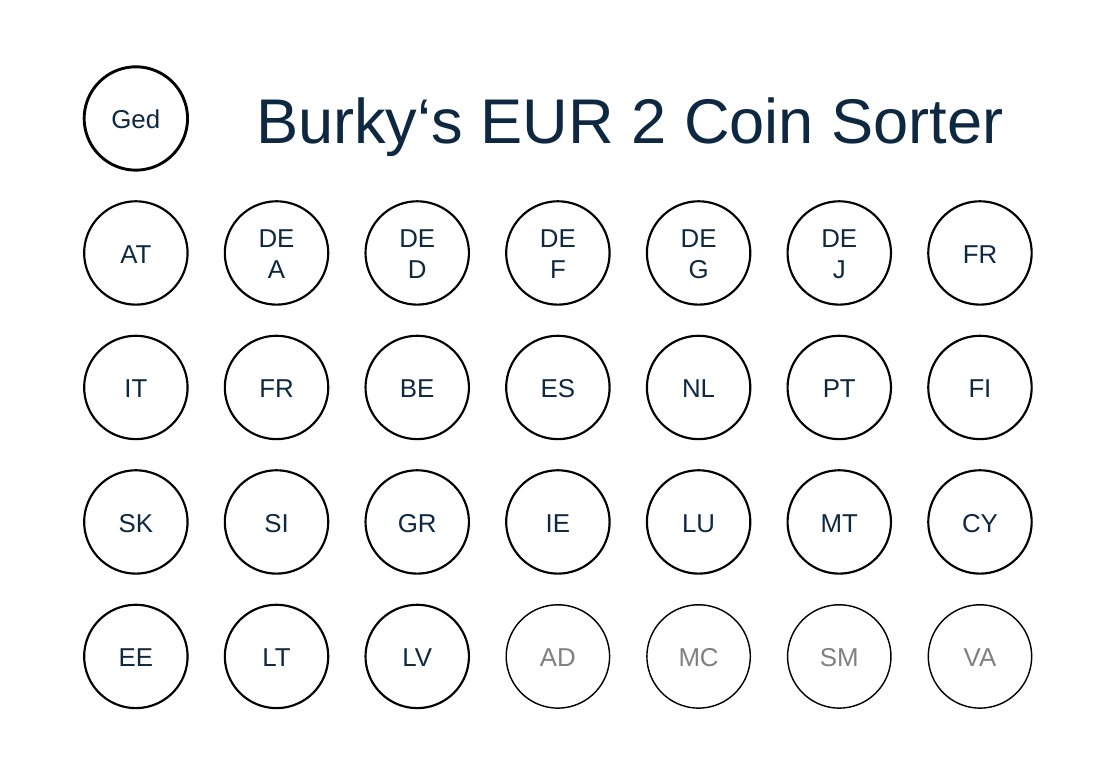
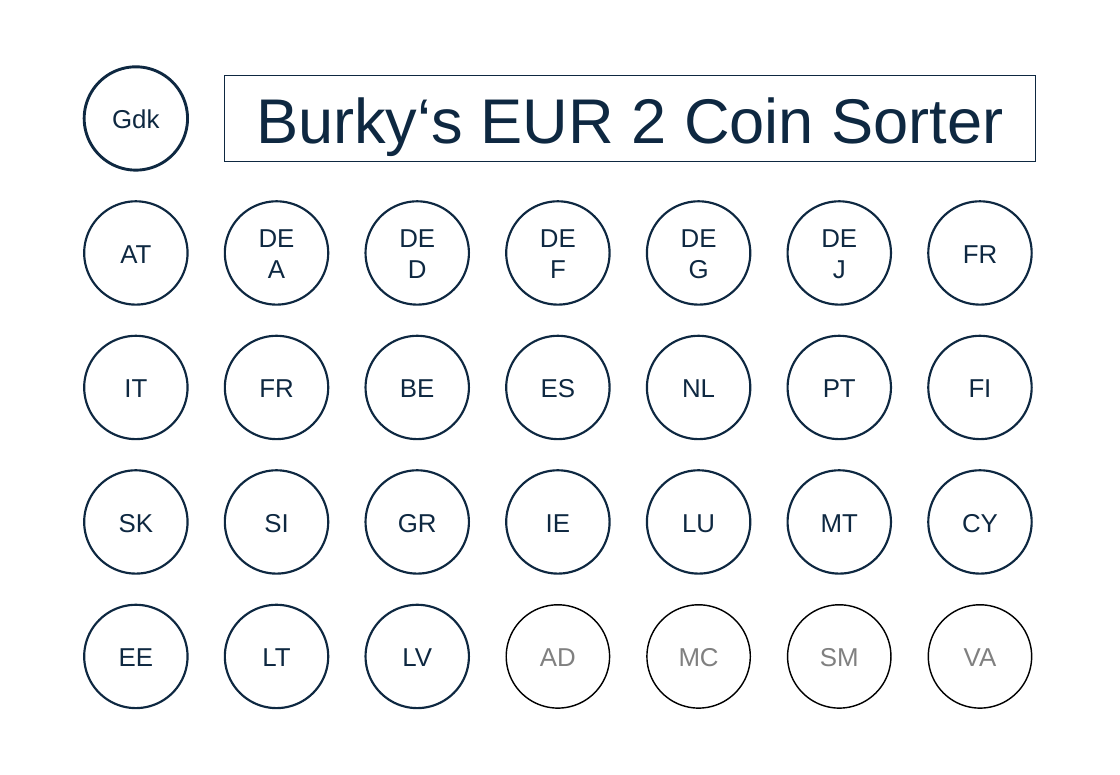
Before and after one commit to BurkyVIE/EUR2Coins, a slide deck: slide 1 of coin sort pad.pptx. Drawn at 1120x775 pixels with LibreOffice and Linux fonts; fonts in the diff are those of the drawing; background and template pictures are left out. Boxes give left, top, right and bottom in pixels: in the first picture for what was removed or moved away, otherwise in the second. Text is boxed around its words. In the diff, an @@ line names an element or a change of style, - is before the commit and + after.

```diff
--- a/coin sort pad.pptx
+++ b/coin sort pad.pptx
@@ ellipse "Gdk" at (84,67,187,171): fill #FFFFFF to #FFFFFF at 75% opacity; outline #000000 2 pt to #0E2841 2 pt @@
@@ rectangle "Burky‘s EUR 2 Coin Sorter": place and size @@
-rectangle "Burky‘s EUR 2 Coin Sorter" at (256,97,1003,154)
+rectangle "Burky‘s EUR 2 Coin Sorter" at (225,75,1036,162)
@@ rectangle "Burky‘s EUR 2 Coin Sorter" at (225,75,1036,162): outline none to #0E2841 0.75 pt @@
@@ text in ellipse at (112,109,159,129): text changed @@
-Ged
+Gdk
@@ fill #FFFFFF to #FFFFFF at 75% opacity; outline #000000 1.5 pt to #0E2841 1.5 pt in 24 elements at (84,202,187,305), (225,202,329,305), (366,202,470,305), (507,202,610,305), (647,202,751,305), (788,202,891,305), (929,202,1032,305), (84,336,187,440), (225,336,329,440), (366,336,470,440), (507,336,610,440), (647,336,751,440), (788,336,891,440), (929,336,1032,440), (84,471,187,574), (225,471,329,574), (366,471,470,574), (507,471,610,574), (647,471,751,574), (788,471,891,574), (929,471,1032,574), (84,605,187,708), (225,605,329,708), (366,605,470,708) @@
```
